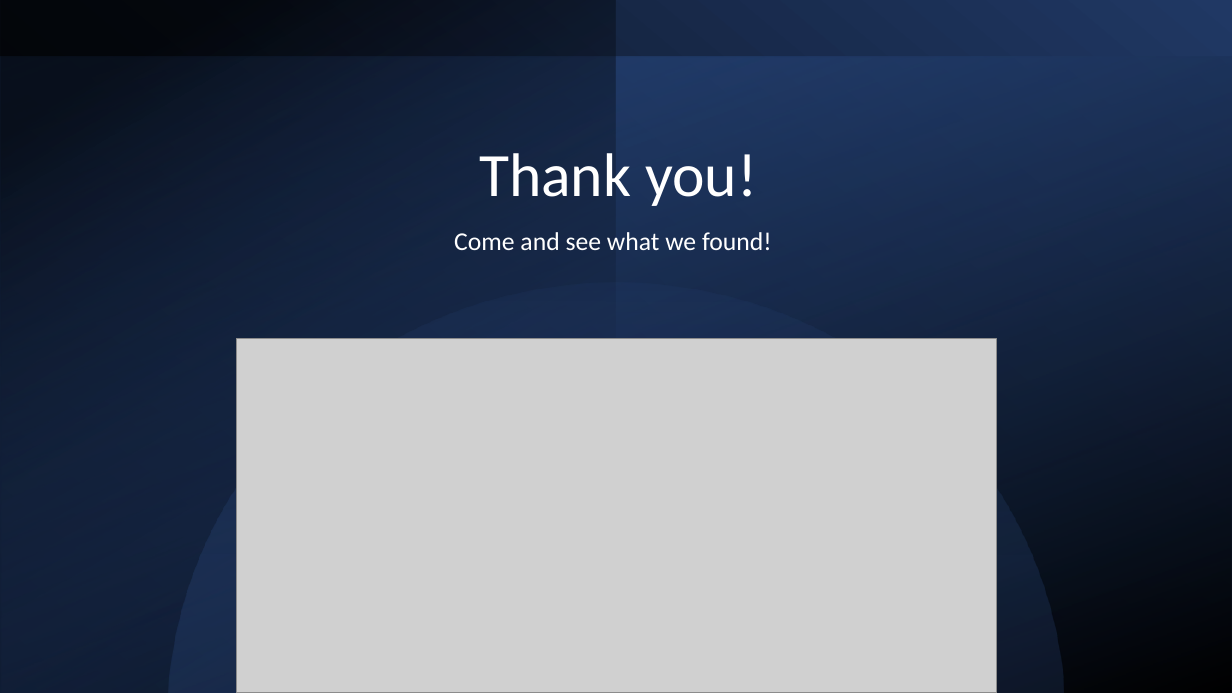
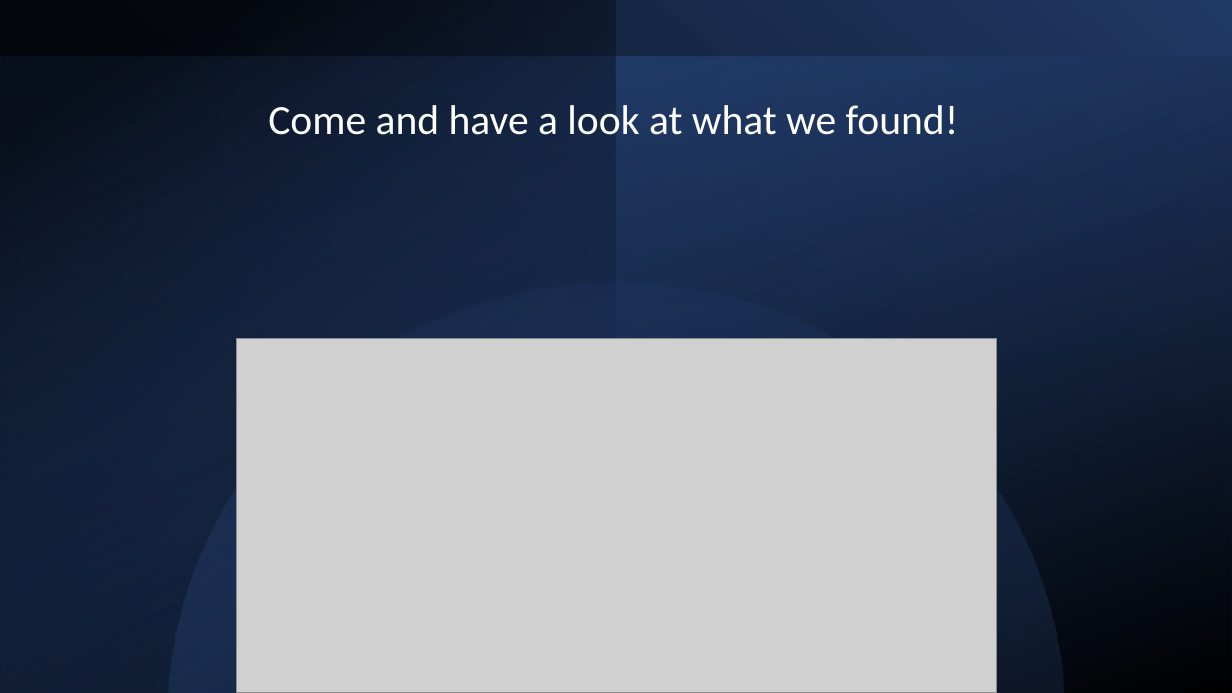
Before and after one commit to SebastianCastellano/Applied-Statistics-Project, a slide deck: slide 3 of Presentations/Pitch for 25.07/Pitch 25.07 - Immigrant students in Europe.pptx (slide 4 before the commit). Drawn at 1232x693 pixels with LibreOffice and Linux fonts; fonts in the diff are those of the drawing; grey boxes stand for pictures. Boxes give left, top, right and bottom in pixels: in the first picture for what was removed or moved away, otherwise in the second. Text is boxed around its words. In the diff, an @@ line names an element or a change of style, - is before the commit and + after.

```diff
--- a/Presentations/Pitch for 25.07/Pitch 25.07 - Immigrant students in Europe.pptx
+++ b/Presentations/Pitch for 25.07/Pitch 25.07 - Immigrant students in Europe.pptx
@@ title at (x1=268, y1=105, x2=959, y2=135): text changed; size 48 to 32.4 pt @@
-Thank you!
+Come and have a look at what we found!
@@ text removed at (x1=454, y1=232, x2=772, y2=250) @@
-Come and see what we found!
```
Also in this commit, not shown: 2 other slides changed, 2 other files.
